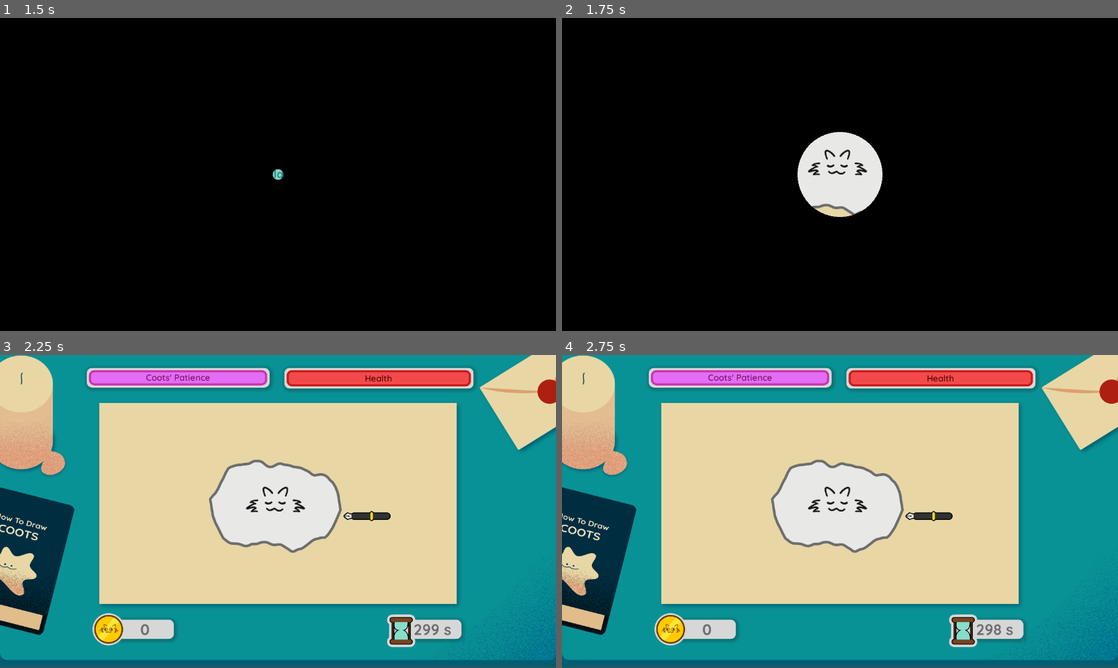
Above: before the commit, frames 1-4 (two rows, left to right).
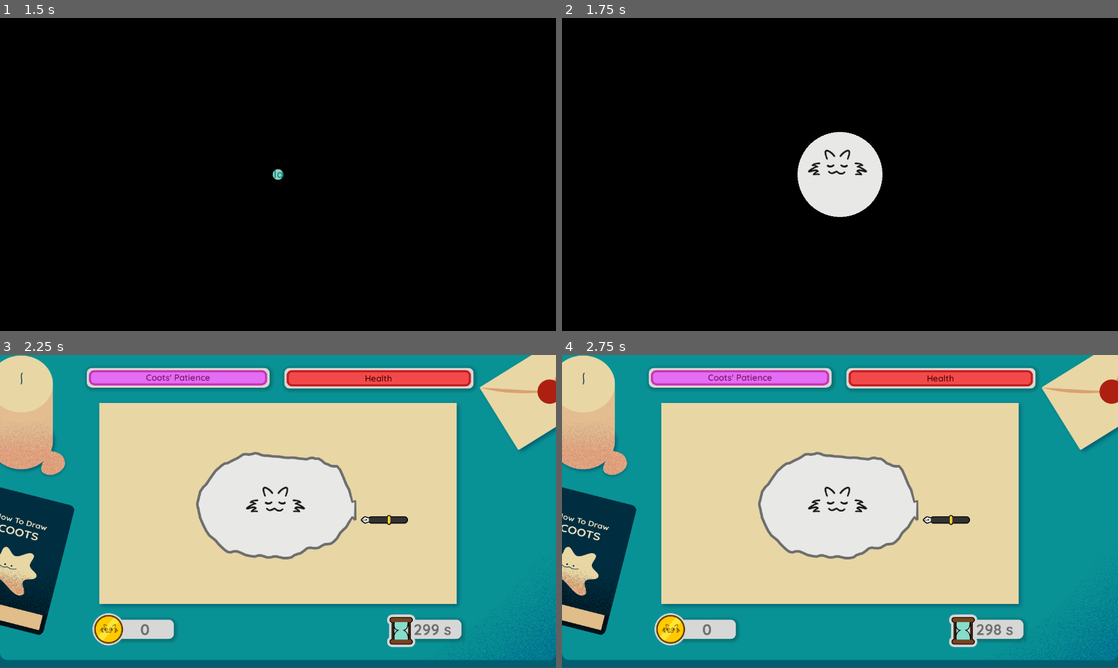
Above: after the commit, the same moments.

Repository: RechieKho/draw-the-coots
Game: Godot game, scene res://scenes/main-menu/main-menu.tscn
The game is run twice, just before and just after one commit, with the same random seed, the same clock (stepped at 60 frames per second) and the same inputs.
Inputs (mouse positions are in pixels of both pictures, inside the frame that each line leads up to):
- Up to frame 1 (1.5 s): click "Play" at 0.5 s; click "Play" at 1.25 s
- Up to frame 2 (1.75 s): no input
- Up to frame 3 (2.25 s): move the mouse to (278, 505) at 2.02 s; click (278, 505) at 2.17 s
- Up to frame 4 (2.75 s): no input

Frame 1 is identical in both runs. In frame 2, 0.2% of the frame differs, in the area x 45-54%, y 59-64%; in frame 3, 3.2%, in the area x 35-74%, y 30-66%; in frame 4, 3.2%.

Commit message:
Tune coots' size.

Diff:
--- a/scenes/drawing-stage/drawing-stage.tscn
+++ b/scenes/drawing-stage/drawing-stage.tscn
@@ -152,7 +152,7 @@
 shadow_offset = Vector2( 2, 2 )
 
 [sub_resource type="CircleShape2D" id=6]
-radius = 244.074
+radius = 329.607
 
 [sub_resource type="CircleShape2D" id=7]
 radius = 42.0476
@@ -560,6 +560,7 @@
 
 [node name="Coots" parent="." instance=ExtResource( 3 )]
 position = Vector2( 634, 345 )
+size = 120.0
 patience_reduce_rate = 30.0
 patience_increase_rate = 5.0
 
